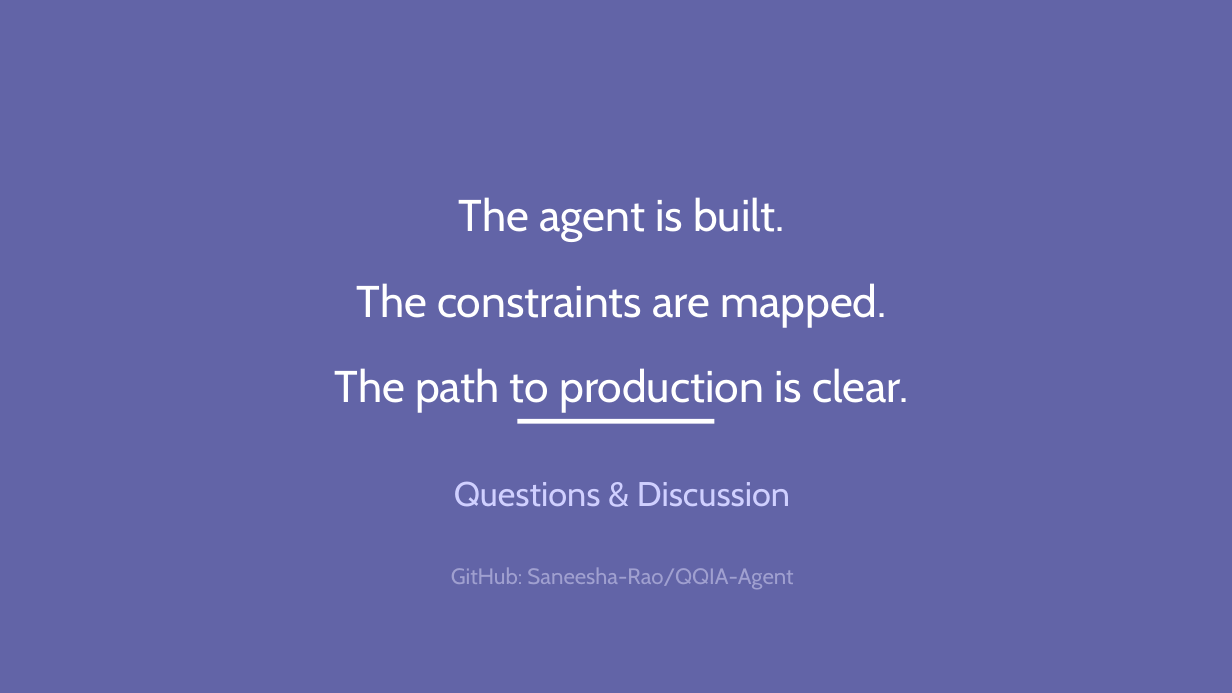
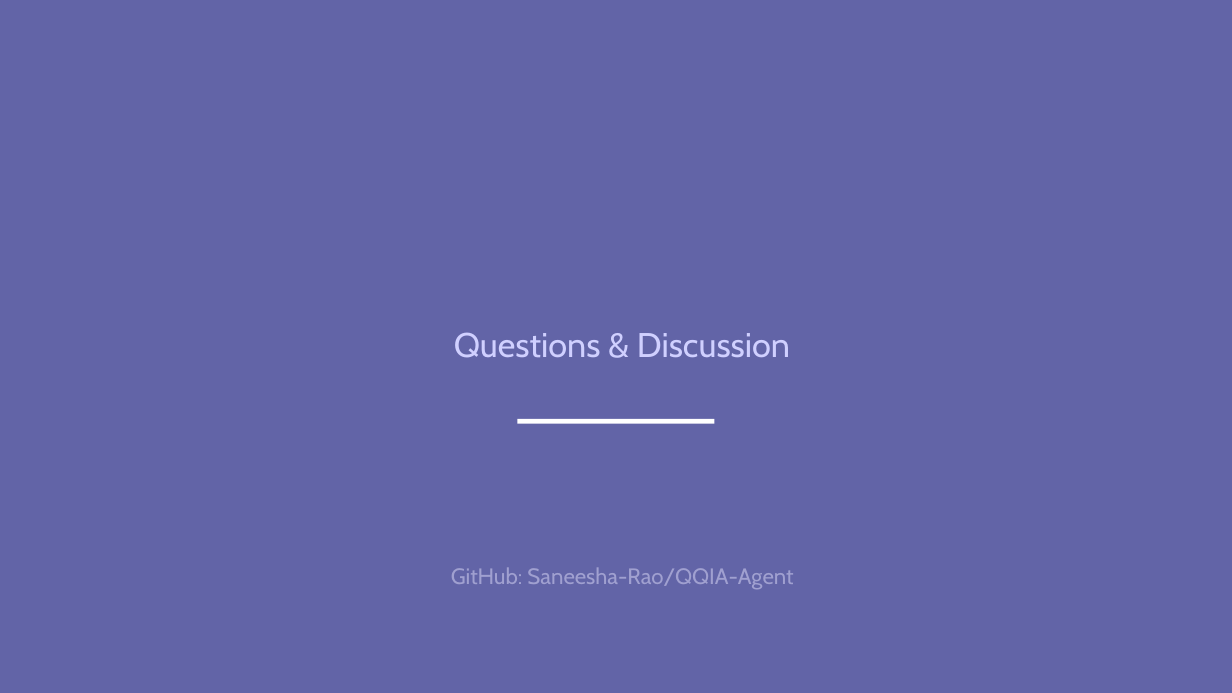
Before and after one commit to Saneesha-Rao/QQIA-Agent, a slide deck: slide 11 of docs/QQIA-Agent-Learnings.pptx. Drawn at 1232x693 pixels with LibreOffice and Linux fonts; fonts in the diff are those of the drawing. Boxes give left, top, right and bottom in pixels: in the first picture for what was removed or moved away, otherwise in the second. Text is boxed around its words. In the diff, an @@ line names an element or a change of style, - is before the commit and + after.

```diff
--- a/docs/QQIA-Agent-Learnings.pptx
+++ b/docs/QQIA-Agent-Learnings.pptx
@@ text removed at <box>335,197,909,413</box> @@
-The agent is built.
-The constraints are mapped.
-The path to production is clear.
@@ text "Questions & Discussion": place and size @@
-text "Questions & Discussion" at <box>454,481,790,507</box>
+text "Questions & Discussion" at <box>454,332,790,358</box>
```
Also in this commit, not shown: 3 other slides changed, 15 other files.
